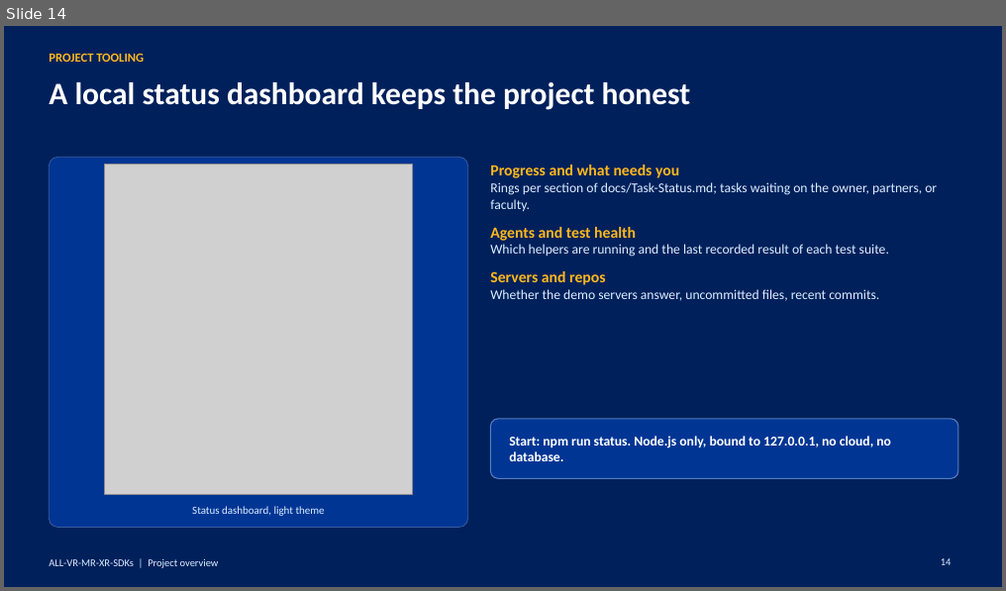
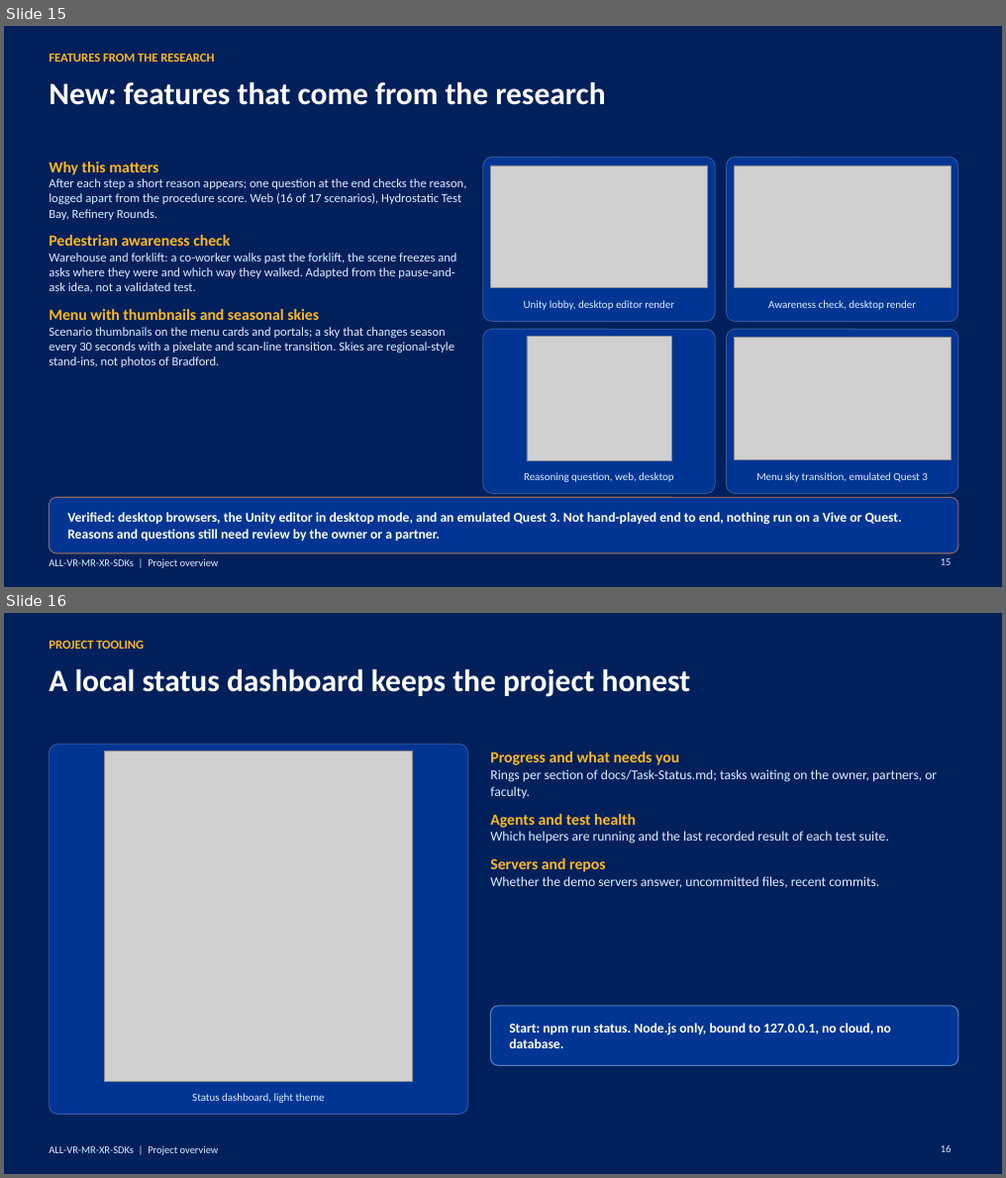
Before and after one commit to jpcst52/ALL-VR-MR-XR-SDKs, a slide deck: Project-Overview.pptx. Shown one above the other, each under a label of ours: slide 14 before the commit, slides 15 and 16 after it. The pictures are 1006x591 and 1006x1178 pixels, drawn with LibreOffice and Linux fonts; fonts in the diff are those of the drawing; grey boxes stand for pictures. Boxes give left, top, right and bottom in pixels: in the first picture for what was removed or moved away, otherwise in the second. Text is boxed around its words. In the diff, an @@ line names an element or a change of style, - is before the commit and + after.

```diff
--- a/Project-Overview.pptx
+++ b/Project-Overview.pptx
@@ slide 15 added at [4, 26, 1002, 587], background #00205B; not listed: 1 template element that a slide beside it also shows @@
@@ text added at [49, 53, 214, 62], 12 pt, text #FFB81C, bold @@
+FEATURES FROM THE RESEARCH
@@ title added at [49, 82, 605, 105], 30 pt, text #FFFFFF, bold @@
+New: features that come from the research
@@ text added at [49, 162, 467, 368], 12 pt, text #DBEEFF @@
+Why this matters
+After each step a short reason appears; one question at the end checks the reason, logged apart from the procedure score. Web (16 of 17 scenarios), Hydrostatic Test Bay, Refinery Rounds.
+Pedestrian awareness check
+Warehouse and forklift: a co-worker walks past the forklift, the scene freezes and asks where they were and which way they walked. Adapted from the pause-and-ask idea, not a validated test.
+Menu with thumbnails and seasonal skies
+Scenario thumbnails on the menu cards and portals; a sky that changes season every 30 seconds with a pixelate and scan-line transition. Skies are regional-style stand-ins, not photos of Bradford.
@@ rounded rectangle added at [483, 157, 715, 322], fill #003594, outline #DBEEFF 0.75 pt @@
@@ picture added at [491, 166, 708, 287] @@
@@ rounded rectangle added at [727, 157, 958, 322], fill #003594, outline #DBEEFF 0.75 pt @@
@@ picture added at [734, 166, 951, 287] @@
@@ text added at [524, 300, 674, 310], 10.5 pt, text #DBEEFF @@
+Unity lobby, desktop editor render
@@ text added at [768, 300, 916, 310], 10.5 pt, text #DBEEFF @@
+Awareness check, desktop render
@@ rounded rectangle added at [483, 329, 715, 494], fill #003594, outline #DBEEFF 0.75 pt @@
@@ picture added at [527, 337, 671, 461] @@
@@ rounded rectangle added at [727, 329, 958, 494], fill #003594, outline #DBEEFF 0.75 pt @@
@@ picture added at [734, 338, 951, 460] @@
@@ rounded rectangle added at [49, 497, 958, 554], fill #003594, outline #F58A4B 1 pt @@
@@ text added at [524, 472, 674, 482], 10.5 pt, text #DBEEFF @@
+Reasoning question, web, desktop
@@ text added at [756, 472, 928, 482], 10.5 pt, text #DBEEFF @@
+Menu sky transition, emulated Quest 3
@@ text added at [67, 512, 902, 541], 13 pt, text #FFFFFF, bold @@
+Verified: desktop browsers, the Unity editor in desktop mode, and an emulated Quest 3. Not hand-played end to end, nothing run on a Vive or Quest. Reasons and questions still need review by the owner or a partner.
@@ page number added at [941, 559, 951, 566], 10 pt, text #DBEEFF @@
+15
@@ what was slide 14 is now slide 16 @@
@@ page number at [941, 1146, 951, 1153]: text changed @@
-14
+16
```
Also in this commit, not shown: 3 slides changed, 1 other slide added, 41 other files.
